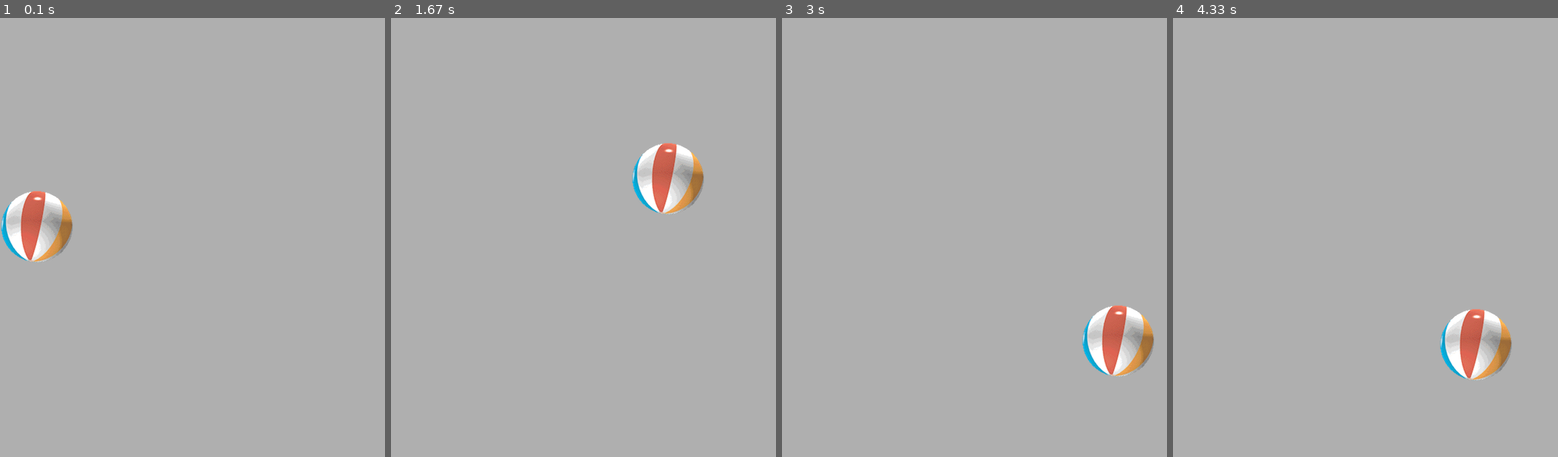
Above: before the commit, frames 1-4 (left to right).
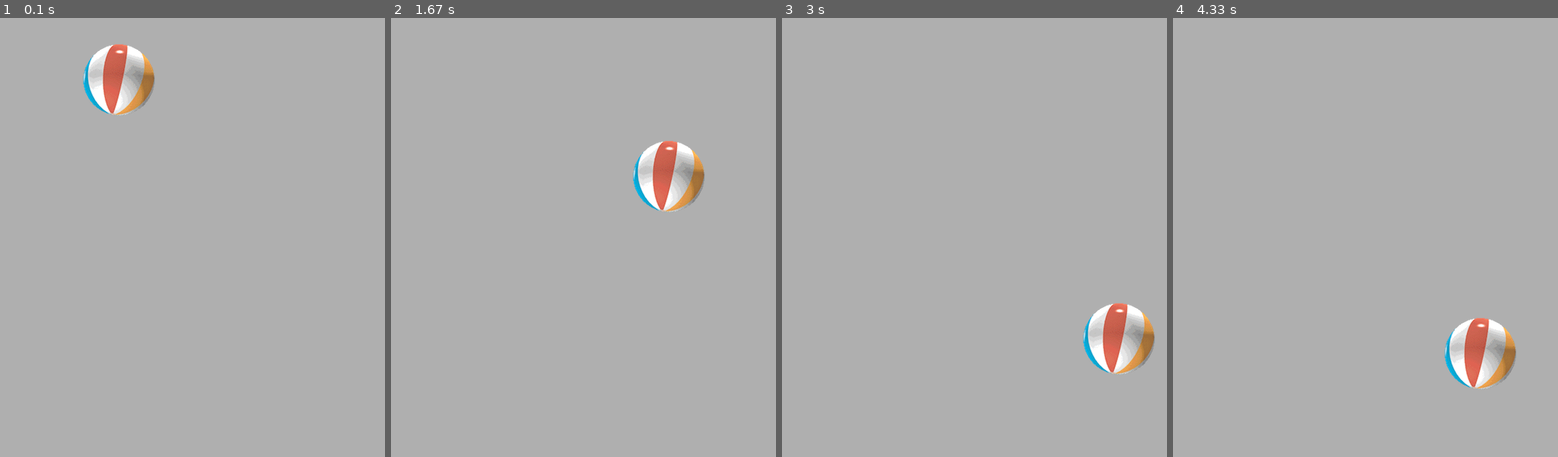
Above: after the commit, the same moments.

Repository: SeanP94/pyUi
Game: pygame game, started from pyUi.py
Two runs of this game, one before a commit and one after it. Both use one fixed random seed, a clock stepped at 60 frames per second and the inputs below.
Inputs (mouse positions are in pixels of both pictures, inside the frame that each line leads up to):
- Up to frame 1 (0.1 s): no input
- Up to frame 2 (1.67 s): press the mouse at (456, 53) at 0.37 s; move the mouse to (479, 140) at 0.47 s; release the mouse at (502, 224) at 0.6 s; press the mouse at (502, 123) at 0.7 s; move the mouse to (622, 290) at 0.8 s; release the mouse at (outside the picture) at 0.93 s; press the mouse at (556, 176) at 1.03 s; move the mouse to (652, 246) at 1.13 s; release the mouse at (749, 312) at 1.27 s; press the mouse at (614, 233) at 1.37 s; move the mouse to (652, 167) at 1.47 s; release the mouse at (691, 101) at 1.6 s
- Up to frame 3 (3 s): press the mouse at (1059, 176) at 1.7 s; move the mouse to (1063, 351) at 1.8 s; release the mouse at (outside the picture) at 1.93 s; press the mouse at (1063, 285) at 2.03 s; move the mouse to (989, 342) at 2.13 s; release the mouse at (912, 404) at 2.27 s; press the mouse at (1009, 338) at 2.37 s; move the mouse to (1074, 237) at 2.47 s; release the mouse at (1140, 140) at 2.6 s; press the mouse at (1063, 285) at 2.7 s; move the mouse to (outside the picture) at 2.8 s; release the mouse at (outside the picture) at 2.93 s
- Up to frame 4 (4.33 s): press the mouse at (1511, 338) at 3.03 s; move the mouse to (1396, 342) at 3.13 s; release the mouse at (1284, 351) at 3.27 s; press the mouse at (1411, 351) at 3.37 s; move the mouse to (1469, 290) at 3.47 s; release the mouse at (1527, 228) at 3.6 s; press the mouse at (1465, 294) at 3.7 s; move the mouse to (1488, 285) at 3.8 s; release the mouse at (1515, 277) at 3.93 s; press the mouse at (1515, 281) at 4.03 s; move the mouse to (1496, 391) at 4.13 s; release the mouse at (outside the picture) at 4.27 s

The runs differ from the first frame. In frame 1, 4.1% of the frame differs, in the area x 0-41%, y 6-56%; in frame 2, 0.6%; in frame 3, 0.6%; in frame 4, 2.0%.

Commit message:
Began extracting 2D vector functions from my test ball game classes

Diff:
--- a/src/ballGame.py
+++ b/src/ballGame.py
@@ -2,6 +2,84 @@
 import random
 import pygameglobals as g
 import math
+
+### Functions that need to be exported eventually into a 2D Movement class.
+
+def confineBoundaries(rect : pg.rect.Rect):
+    '''
+    Keeps objects rect within screen bounadires.
+    '''
+    if rect.right > g.SCREEN_WIDTH:
+        rect.right = g.SCREEN_WIDTH
+    elif rect.left < 0:
+        rect.left = 0
+    if rect.top < 0:
+        rect.top = 0
+    elif rect.bottom > g.SCREEN_HEIGHT:
+        rect.bottom = g.SCREEN_HEIGHT
+
+def normalize(moveList):
+    '''
+    Normalizes a 2D vector so that if it's moving 2 directions
+    both values will be half their current amount.
+
+    IE we want it to go left, itll be at a ratio 0f 1
+    but if we go left and down itll bea ratio of .5 and .5 of each
+    direction
+    '''
+    if 0 not in moveList:
+        moveList[0] *= .5
+        moveList[1] *= .5
+
+def moveCenterTowardsPoint(position : tuple[int, int], rectObj : pg.rect.Rect, speed : int, radius=1):
+    '''
+    Moves rectObj towards position. Within a radius.
+
+    Keyword arguments:
+    positon -- x, y tuple usually a mouse pos.
+    rectObj -- the Rectangle object we are moving the center
+        of towards position
+    radius -- This is to prevent object jitters once it gets close.
+        it'll stop within {radius} amount of pixels. Should always
+        be at least 1 since mouse location is a little silly and
+        can be between pixels*
+    '''
+    moveList = []
+    # Iterate over both tuples. To get directions.
+    for pos, myObj in zip(position, rectObj.center):
+        # 0 if point is within radius
+        if (myObj - pos) < radius and (myObj - pos) > -radius:
+            i = 0
+        else: # Else if value needs to go -1 or 1
+            i = 1 if (myObj - pos) < 0 else -1
+        moveList.append(i) # Adds -1, 0, or 1
+    # Normalize the 2D vector.
+    normalize(moveList)
+    # Add the need for speed.
+    moveList[0] *= speed
+    moveList[1] *= speed
+
+    rectObj.left += math.floor(moveList[0])
+    rectObj.top += math.floor(moveList[1])
+
+    # Keep rect within boundaries.
+    confineBoundaries(rect=rectObj)
+
+def randomPlacement(rectObj : pg.rect.Rect, maxX : int, maxY : int):
+    """
+    Based on Top Left point, places this at a random point in the screen.
+
+    ** Note, make sure you g.SCREEN_HEIGHT - rectObj_ylen and g.SCREEN_WIDTH - rectObj_Xlen
+    first so it places it within screen boundaries **
+
+    Keyword arguments:
+    rectObj -- Rectangle to move randomly.
+    maxX -- CLEANED x coord that MUST be within screen
+    maxY -- CLEANED y coord that MUST be within screen
+    """
+    rectObj.left = random.randrange(maxX)
+    rectObj.top = random.randrange(maxY)
+
 class BallRand():
     def __init__(self, cpath):
         self.BALLH = 100
@@ -17,8 +95,7 @@
         """
         Resets the ball to a random location on the screen.
         """
-        self.ballRect.top = random.randrange(self.MAX_Y)
-        self.ballRect.left = random.randrange(self.MAX_X)
+        randomPlacement(self.ballRect, self.MAX_X, self.MAX_Y)
 
     def updateBall(self, event : pg.event.Event):
         """
@@ -48,8 +125,7 @@
         """
         Resets the ball to a random location on the screen.
         """
-        self.ballRect.top = random.randrange(self.MAX_Y)
-        self.ballRect.left = random.randrange(self.MAX_X)
+        randomPlacement(self.ballRect, self.MAX_X, self.MAX_Y)
 
     def dragBall(self, posTuple):
         '''
@@ -57,58 +133,21 @@
         Thats the goal of this class
 
         Since there is the issue that getting the 0's just right for the area.
-        We want to make sure the value is within a radius of 3
+        We want to make sure the value is within a radius of 5
+
+        The radius should be controlled by the size of the pixels.
+        Note this for when building a real feature.
+
         '''
-
-        moveList = []
-        r = 3
-        # Iterate over both tuples.
-
-        for pos, ball in zip(posTuple, self.ballRect.center):
-            if (ball - pos) < r and (ball - pos) > -r:
-                i = 0
-            else:
-                i = 1 if (ball - pos) < 0 else -1
-            moveList.append(i)
-
-        # Normalize logic : Move this out later
-
-        print(moveList)
-        def normalize(moveList):
-            if 0 not in moveList:
-                #mag = abs(math.sqrt(moveList[0] ** 2 + moveList[1] ** 2))
-                moveList[0] *= .5
-                moveList[1] *= .5
-        normalize(moveList)
-
-        moveList[0] *= self.speed
-        moveList[1] *= self.speed
-        print(moveList)
-        self.ballRect.left += math.floor(moveList[0])# * self.speed
-        self.ballRect.top += math.floor(moveList[1])# * self.speed
-
-        # Set boundaries
-        if self.ballRect.right > g.SCREEN_WIDTH:
-            self.ballRect.right = g.SCREEN_WIDTH
-        elif self.ballRect.left < 0:
-            self.ballRect.left = 0
-        if self.ballRect.top < 0:
-            self.ballRect.top = 0
-        elif self.ballRect.bottom > g.SCREEN_HEIGHT:
-            self.ballRect.bottom = g.SCREEN_HEIGHT
-
+        moveCenterTowardsPoint(posTuple, self.ballRect, self.speed, radius=5)
 
     def updateBall(self, event : pg.event.Event):
         """
         Takes in an event type and if the ball collides with the
         mouse, move it to a random location
         """
-        print(pg.mouse.get_pos())
         if event.type == pg.MOUSEBUTTONDOWN:
             self.dragBall(pg.mouse.get_pos())
-        # if event.type == pg.MOUSEBUTTONUP:
-        #     self.dragBall(event.pos, False)
-
         self.dragBall(pg.mouse.get_pos())
 
     def drawBall(self, surface : pg.surface.Surface):
